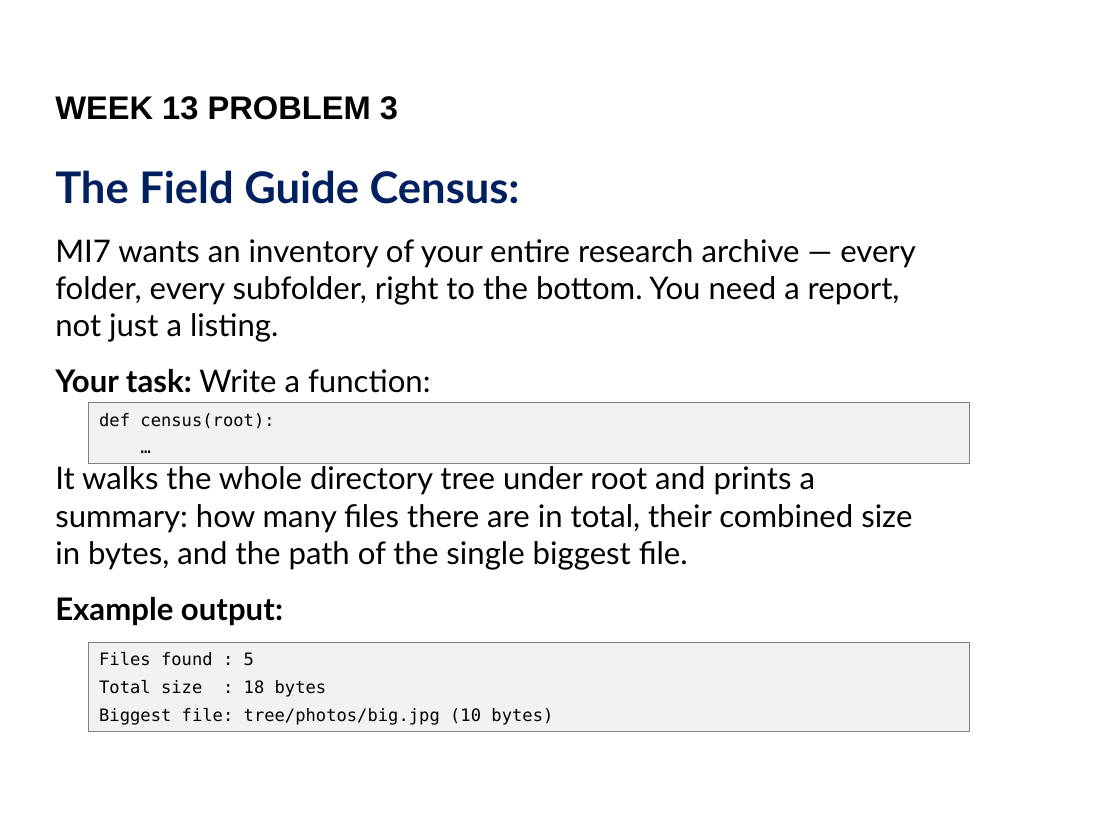
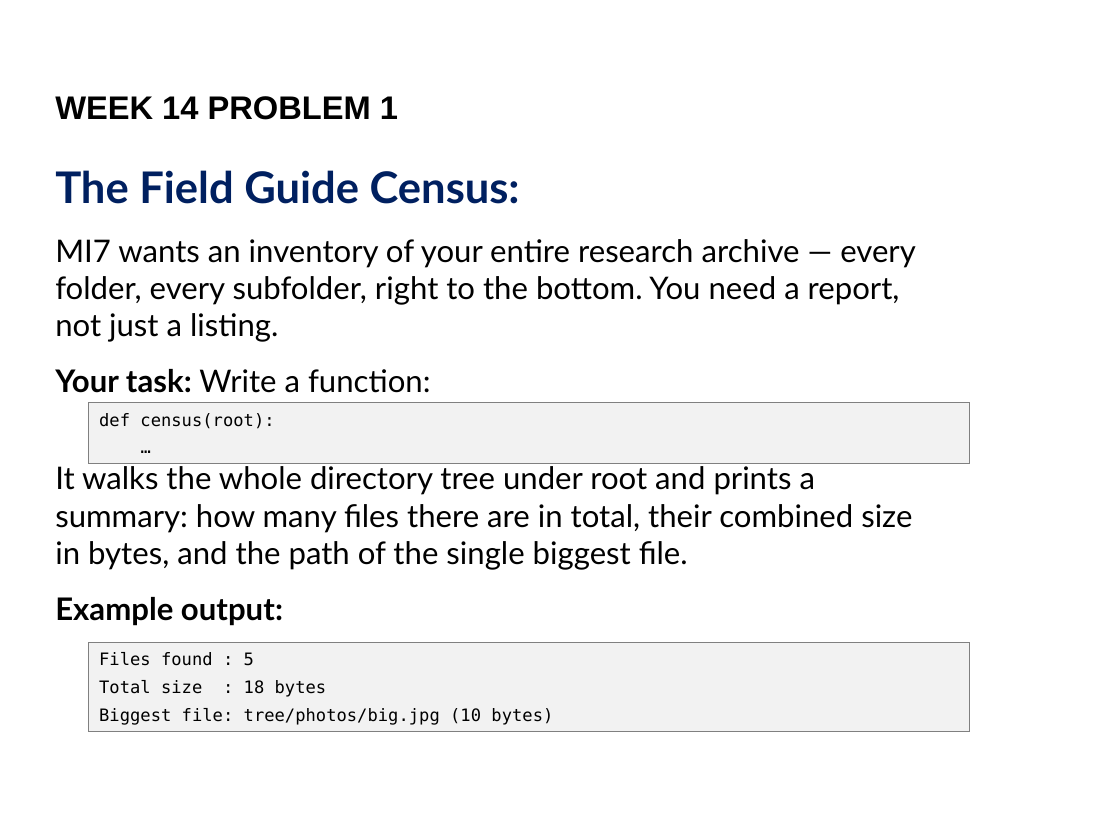
Before and after one commit to bryanbsun/pythonps, a slide deck: slide 87 of Python Problem Solver 2.pptx (slide 72 before the commit). Drawn at 1120x840 pixels with LibreOffice and Linux fonts; fonts in the diff are those of the drawing; background and template pictures are left out. Boxes give left, top, right and bottom in pixels: in the first picture for what was removed or moved away, otherwise in the second. Text is boxed around its words. In the diff, an @@ line names an element or a change of style, - is before the commit and + after.

```diff
--- a/Python Problem Solver 2.pptx
+++ b/Python Problem Solver 2.pptx
@@ text at (55, 96, 398, 120): text changed @@
-WEEK 13 PROBLEM 3
+WEEK 14 PROBLEM 1
```
Also in this commit, not shown: 3 other slides changed, 18 slides added, 18 other files.
